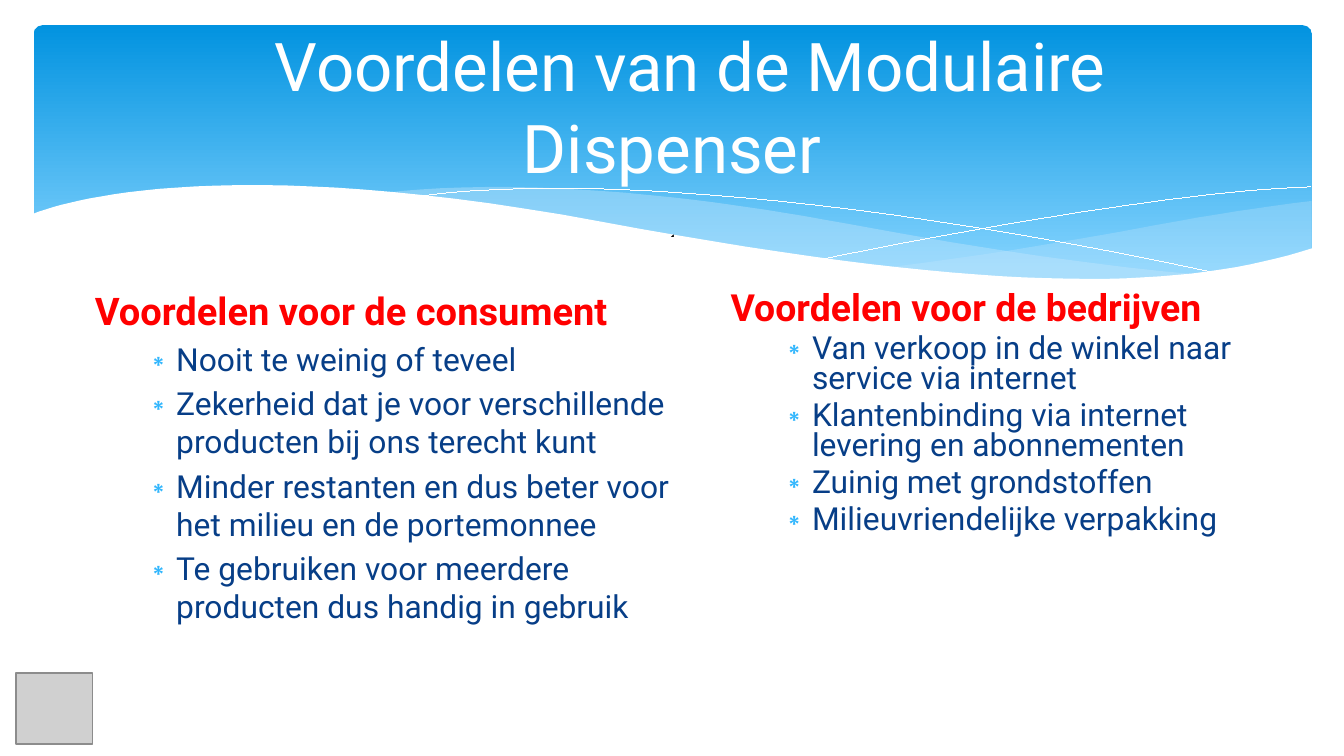
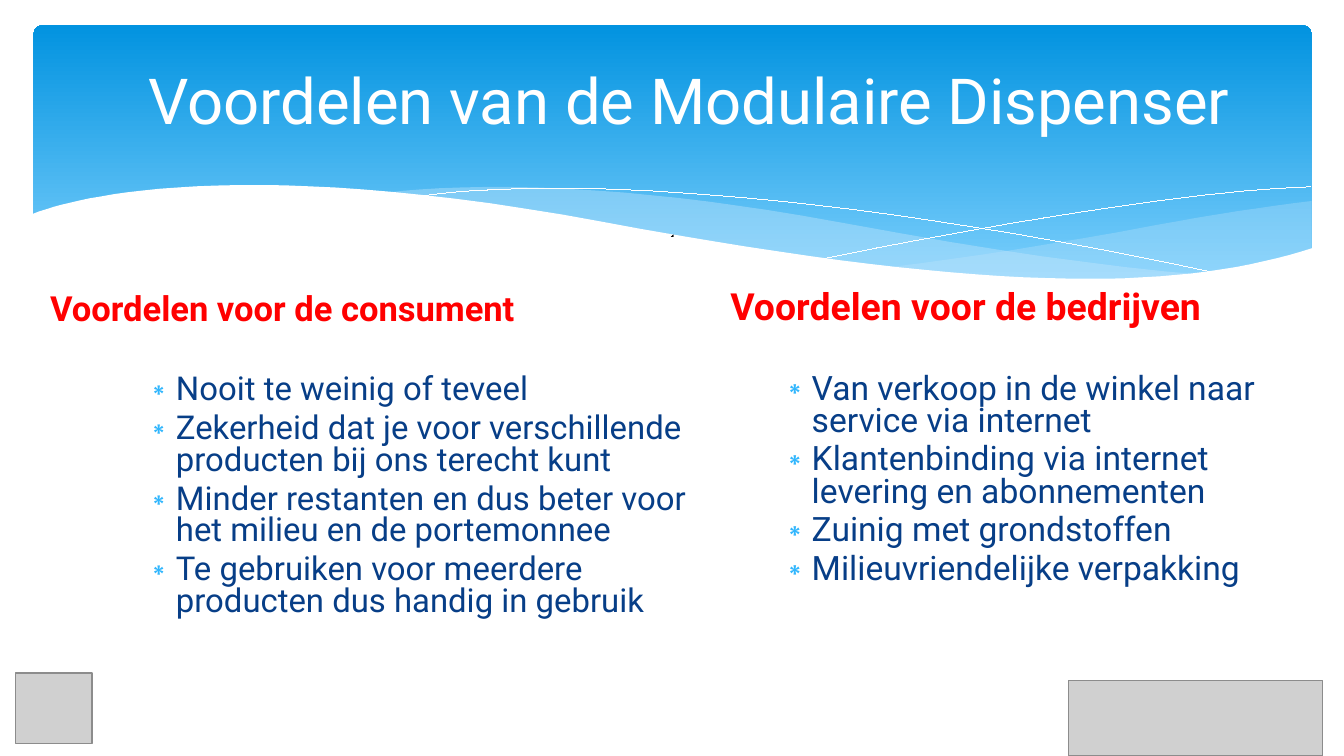
Before and after one commit to BM4GIT/PA-competitie, a slide deck: slide 4 of 2018-2019/Modulaire Dispenser/Documenten/Presentatie.pptx. Drawn at 1344x756 pixels with LibreOffice and Linux fonts; fonts in the diff are those of the drawing; grey boxes stand for pictures. Boxes give left, top, right and bottom in pixels: in the first picture for what was removed or moved away, otherwise in the second. Text is boxed around its words. In the diff, an @@ line names an element or a change of style, - is before the commit and + after.

```diff
--- a/2018-2019/Modulaire Dispenser/Documenten/Presentatie.pptx
+++ b/2018-2019/Modulaire Dispenser/Documenten/Presentatie.pptx
@@ rounded rectangle at box(34, 26, 1312, 297): fill gradient #0293E0 to #83D3FE to gradient #83D3FE to #0293E0 @@
@@ text "Voordelen van de Modulaire Dispenser" at box(149, 76, 1229, 137): size 36 to 34 pt; line spacing 1 to 0.9 @@
@@ freeform shape at box(31, 185, 1313, 332): outline redrawn @@
@@ freeform shape at box(384, 187, 1199, 281): outline redrawn @@
@@ freeform shape at box(415, 188, 1219, 273): outline #FFFFFF 0 pt to #FFFFFF 0.75 pt; outline redrawn @@
@@ text "Voordelen voor de consument" at box(50, 295, 685, 619): size 20.4 to 18.5 pt in "Voordelen voor de consument"; size 17 to 17.6 pt in "Nooit te weinig of teveel", "Zekerheid dat je voor verschillende producten bij ...", "Minder restanten en dus beter voor het ...", "Te gebruiken voor meerdere producten dus handig ..."; list level 2 to 1 in "Voordelen voor de consument"; line spacing 1 to 0.8 @@
@@ text "Voordelen voor de bedrijven" at box(730, 292, 1254, 587): size 17 to 18 pt in "Van verkoop in de winkel naar service ...", "Klantenbinding via internet levering en abonnementen", "Zuinig met grondstoffen", "Milieuvriendelijke verpakking"; list level 2 to 1 in "Voordelen voor de bedrijven" @@
@@ picture added at box(1068, 680, 1322, 755) @@
```
Also in this commit, not shown: 6 other slides changed, 51 other files.
